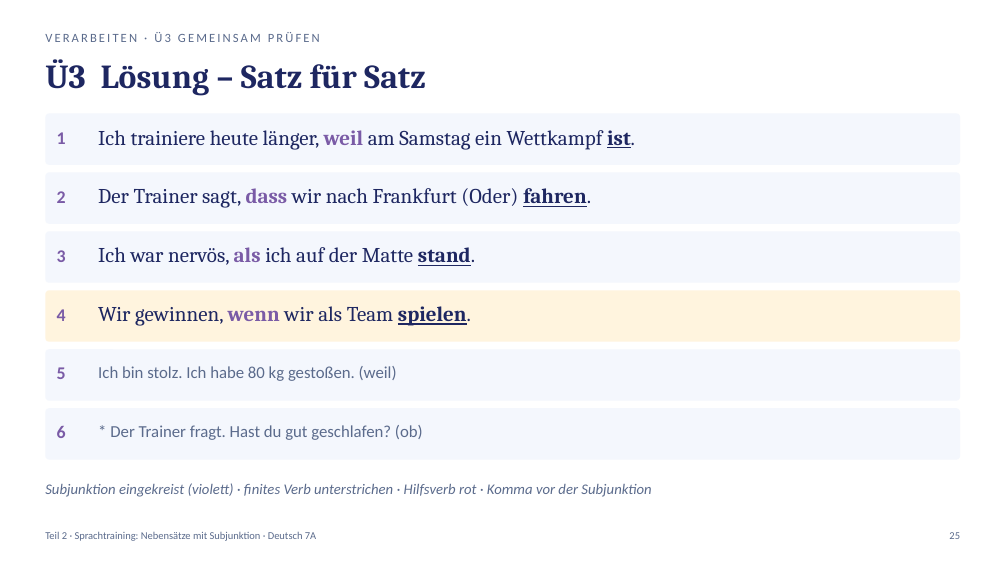
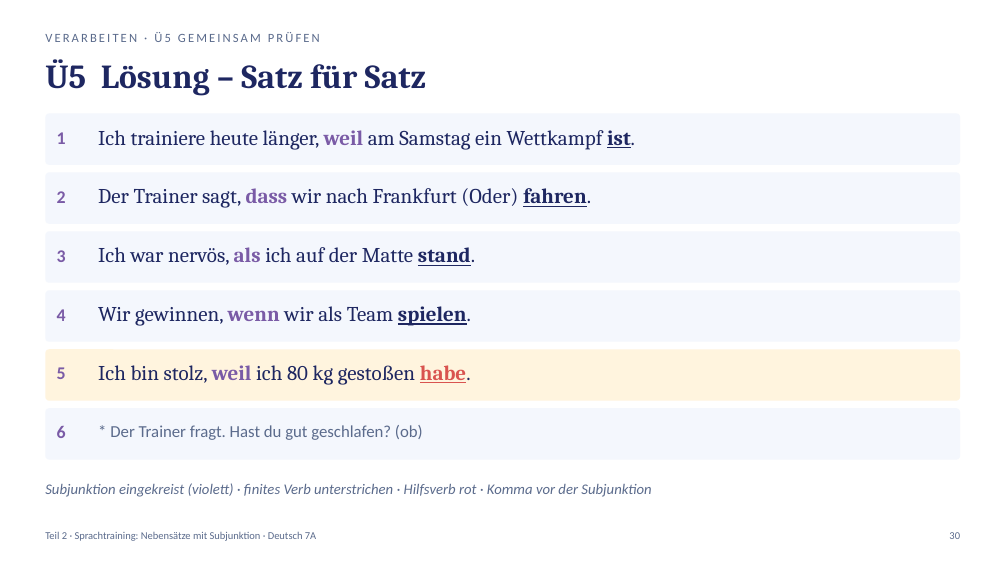
Before and after one commit to golzkonstantin-gif/Schule, a slide deck: slide 30 of Deutsch_7A/Balladen/Woche2/Mittwoch_04-11_Deutsch_7A.pptx (slide 25 before the commit). Drawn at 1008x567 pixels with LibreOffice and Linux fonts; fonts in the diff are those of the drawing. Boxes give left, top, right and bottom in pixels: in the first picture for what was removed or moved away, otherwise in the second. Text is boxed around its words. In the diff, an @@ line names an element or a change of style, - is before the commit and + after.

```diff
--- a/Deutsch_7A/Balladen/Woche2/Mittwoch_04-11_Deutsch_7A.pptx
+++ b/Deutsch_7A/Balladen/Woche2/Mittwoch_04-11_Deutsch_7A.pptx
@@ text at bbox=[45, 59, 427, 96]: text changed @@
-Ü3 Lösung – Satz für Satz
+Ü5 Lösung – Satz für Satz
@@ text at bbox=[45, 32, 320, 42]: text changed @@
-VERARBEITEN · Ü3 GEMEINSAM PRÜFEN
+VERARBEITEN · Ü5 GEMEINSAM PRÜFEN
@@ rounded rectangle at bbox=[45, 290, 960, 342]: fill #FFF4DE to #F4F7FD @@
@@ rounded rectangle at bbox=[45, 349, 960, 401]: fill #F4F7FD to #FFF4DE @@
@@ text at bbox=[98, 365, 471, 385]: text changed; size 16 to 20 pt; font Calibri to Cambria; text colour #5B6B8C to #1E2761 @@
-Ich bin stolz. Ich habe 80 kg gestoßen. (weil)
+Ich bin stolz, weil ich 80 kg gestoßen habe.
@@ text at bbox=[949, 532, 960, 539]: text changed @@
-25
+30
```
Also in this commit, not shown: 25 other slides changed, 4 slides added, 2 slides removed, 24 other files.
